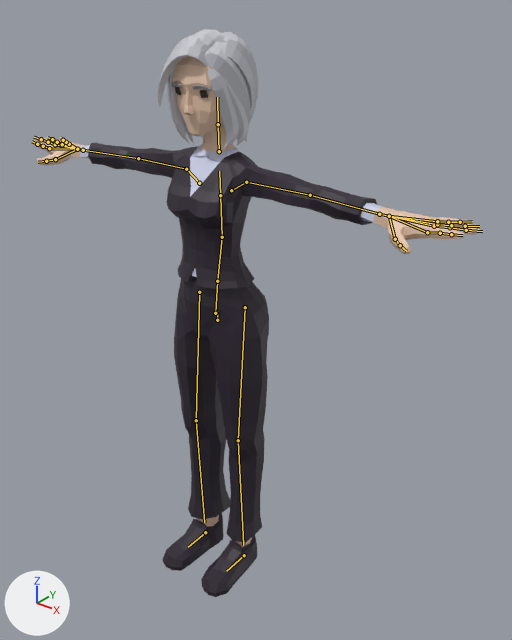
A saved change to the glTF model js/models/avatars/club-crowd-f6.glb.
One viewpoint serves both versions: a 50 mm camera at (1.385, -1.602, 1.973) aimed at (0.114, -0.014, 0.988). Every picture has the same lights, and +X, +Y and +Z are marked at lower left. The first picture is the older version. The bones that change, and the others that lie on the model, are drawn over the model as lines.

In view in the first picture: 'Suit_Body'.
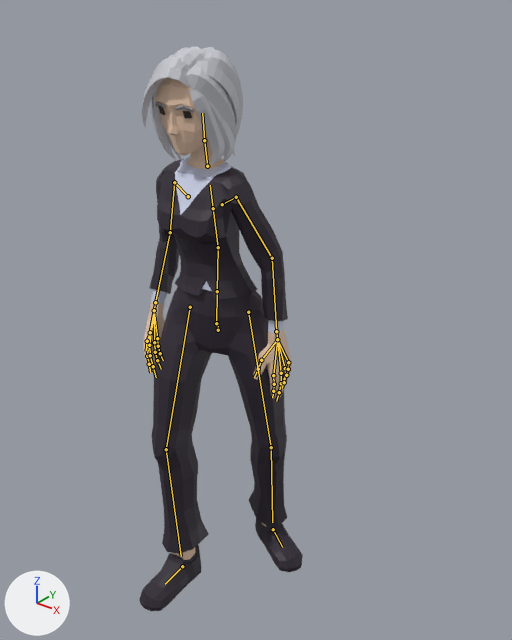
The newer file adds an action. The first version stands in its rest pose; the second is drawn at frame 0 of the action 'Idle'.

Changed parts and their boxes [x1, y1, x2, y2] in the pictures (512 x 640 px):
'Suit_Body', posed (63% narrower): before [32, 29, 480, 597]; after [139, 46, 303, 611]
bone 'Body', root to tip: before (217, 320) to (217, 311); after (218, 330) to (217, 321)
bone 'Torso', root to tip: before (222, 237) to (220, 195); after (218, 247) to (213, 208)
bone 'Head', root to tip: before (218, 124) to (217, 97); after (204, 140) to (202, 113)
bone 'Shoulder.L', root to tip: before (231, 190) to (246, 182); after (222, 204) to (236, 197)
bone 'UpperArm.L', root to tip: before (246, 182) to (310, 195); after (236, 197) to (272, 258)
bone 'LowerArm.L', root to tip: before (310, 195) to (379, 214); after (272, 258) to (276, 331)
bone 'Wrist.L', root to tip: before (379, 214) to (389, 216); after (276, 331) to (277, 339)
bone 'Index2.L', root to tip: before (427, 232) to (440, 233); after (273, 375) to (274, 384)
bone 'Index3.L', root to tip: before (440, 233) to (451, 234); after (274, 384) to (273, 391)
bone 'Middle2.L', root to tip: before (434, 226) to (450, 227); after (281, 373) to (281, 383)
bone 'Middle3.L', root to tip: before (450, 227) to (466, 230); after (281, 383) to (279, 392)
bone 'Ring2.L', root to tip: before (437, 224) to (451, 225); after (285, 368) to (285, 376)
bone 'Ring3.L', root to tip: before (451, 225) to (465, 226); after (285, 376) to (284, 382)
bone 'Pinky2.L', root to tip: before (437, 221) to (448, 222); after (288, 362) to (288, 369)
bone 'Pinky3.L', root to tip: before (448, 222) to (460, 222); after (288, 369) to (286, 375)
bone 'Thumb1.L', root to tip: before (389, 216) to (395, 239); after (277, 339) to (261, 360)
bone 'Thumb3.L', root to tip: before (400, 245) to (406, 251); after (258, 369) to (254, 377)
bone 'Shoulder.R', root to tip: before (199, 183) to (186, 169); after (188, 196) to (174, 182)
bone 'UpperArm.R', root to tip: before (186, 169) to (138, 158); after (174, 182) to (170, 232)
bone 'LowerArm.R', root to tip: before (138, 158) to (83, 150); after (170, 232) to (155, 302)
bone 'Index2.R', root to tip: before (49, 148) to (43, 146); after (148, 346) to (147, 356)
bone 'Index3.R', root to tip: before (43, 146) to (37, 144); after (147, 356) to (149, 364)
bone 'Middle2.R', root to tip: before (55, 144) to (48, 142); after (149, 345) to (150, 355)
bone 'Middle3.R', root to tip: before (48, 142) to (41, 139); after (150, 355) to (153, 366)
bone 'Ring2.R', root to tip: before (62, 144) to (57, 142); after (154, 342) to (155, 352)
bone 'Ring3.R', root to tip: before (57, 142) to (52, 139); after (155, 352) to (157, 360)
bone 'Pinky2.R', root to tip: before (69, 144) to (66, 142); after (157, 338) to (158, 346)
bone 'Pinky3.R', root to tip: before (66, 142) to (63, 140); after (158, 346) to (160, 353)
bone 'Thumb1.R', root to tip: before (77, 149) to (55, 159); after (154, 310) to (150, 332)
bone 'Thumb3.R', root to tip: before (46, 161) to (38, 162); after (147, 341) to (146, 350)
bone 'UpperLeg.L', root to tip: before (245, 307) to (238, 440); after (248, 312) to (271, 447)
bone 'LowerLeg.L', root to tip: before (238, 440) to (243, 545); after (271, 447) to (272, 522)
bone 'UpperLeg.R', root to tip: before (199, 292) to (196, 420); after (190, 307) to (166, 449)
bone 'LowerLeg.R', root to tip: before (196, 420) to (204, 522); after (166, 449) to (181, 556)
bone 'Foot.L', root to tip: before (244, 555) to (226, 571); after (273, 529) to (282, 547)
bone 'Foot.R', root to tip: before (205, 532) to (188, 547); after (182, 566) to (165, 584)

What the commit changed:
Bone 'Body' (bone_body) moves from (0.0, 0.0, 0.0) to (0.0, -0.036, 0.0).
Bone 'Body' (bone_body) turns from (0, 0, 0) to (0, 27, 0) degrees about its own x, y and z.
Bone 'Torso' (bone_torso) turns from (0, 0, 0) to (7, -28, 0) degrees about its own x, y and z.
Bone 'Head' (bone_head) turns from (0, 0, 0) to (-3, 0, 0) degrees about its own x, y and z.
Bone 'Shoulder.L' (bone_shoulder_l) moves from (0.0, 0.0, 0.0) to (0.007, 0.006, 0.006).
Bone 'UpperArm.L' (bone_upperarm_l) turns from (0, 0, 0) to (-69, 14, 0) degrees about its own x, y and z.
Bone 'LowerArm.L' (bone_lowerarm_l) turns from (0, 0, 0) to (-13, -5, -12) degrees about its own x, y and z.
Bone 'Wrist.L' (bone_wrist_l) turns from (0, 0, 0) to (0, 0, -3) degrees about its own x, y and z.
Bone 'Index2.L' (bone_index2_l) turns from (0, 0, 0) to (-14, 2, 0) degrees about its own x, y and z.
Bone 'Index3.L' (bone_index3_l) turns from (0, 0, 0) to (-7, 2, 1) degrees about its own x, y and z.
Bone 'Middle2.L' (bone_middle2_l) turns from (0, 0, 0) to (-11, 1, -2) degrees about its own x, y and z.
Bone 'Middle3.L' (bone_middle3_l) turns from (0, 0, 0) to (-12, 1, -2) degrees about its own x, y and z.
Bone 'Ring2.L' (bone_ring2_l) turns from (0, 0, 0) to (-13, 5, -4) degrees about its own x, y and z.
Bone 'Ring3.L' (bone_ring3_l) turns from (0, 0, 0) to (-15, 5, -4) degrees about its own x, y and z.
Bone 'Pinky2.L' (bone_pinky2_l) turns from (0, 0, 0) to (-16, -3, -14) degrees about its own x, y and z.
Bone 'Pinky3.L' (bone_pinky3_l) turns from (0, 0, 0) to (-11, -5, -4) degrees about its own x, y and z.
Bone 'Thumb1.L' (bone_thumb1_l) turns from (0, 0, 0) to (7, 4, 9) degrees about its own x, y and z.
Bone 'Thumb3.L' (bone_thumb3_l) turns from (0, 0, 0) to (-13, -3, 7) degrees about its own x, y and z.
Bone 'Shoulder.R' (bone_shoulder_r) moves from (0.0, 0.0, 0.0) to (-0.007, 0.006, 0.006).
Bone 'UpperArm.R' (bone_upperarm_r) turns from (0, 0, 0) to (-65, -2, -12) degrees about its own x, y and z.
Bone 'LowerArm.R' (bone_lowerarm_r) turns from (0, 0, 0) to (-31, -13, 35) degrees about its own x, y and z.
Bone 'Index2.R' (bone_index2_r) turns from (0, 0, 0) to (-15, -2, 0) degrees about its own x, y and z.
Bone 'Index3.R' (bone_index3_r) turns from (0, 0, 0) to (-8, -2, -1) degrees about its own x, y and z.
Bone 'Middle2.R' (bone_middle2_r) turns from (0, 0, 0) to (-13, -2, -7) degrees about its own x, y and z.
Bone 'Middle3.R' (bone_middle3_r) turns from (0, 0, 0) to (-12, -1, 2) degrees about its own x, y and z.
Bone 'Ring2.R' (bone_ring2_r) turns from (0, 0, 0) to (-13, -5, 4) degrees about its own x, y and z.
Bone 'Ring3.R' (bone_ring3_r) turns from (0, 0, 0) to (-15, -5, 4) degrees about its own x, y and z.
Bone 'Pinky2.R' (bone_pinky2_r) turns from (0, 0, 0) to (-16, 3, 14) degrees about its own x, y and z.
Bone 'Pinky3.R' (bone_pinky3_r) turns from (0, 0, 0) to (-11, 5, 4) degrees about its own x, y and z.
Bone 'Thumb1.R' (bone_thumb1_r) turns from (0, 0, 0) to (10, -6, 1) degrees about its own x, y and z.
Bone 'Thumb3.R' (bone_thumb3_r) turns from (0, 0, 0) to (-13, 3, -7) degrees about its own x, y and z.
Bone 'UpperLeg.L' (bone_upperleg_l) turns from (0, 0, 0) to (-3, -26, -9) degrees about its own x, y and z.
Bone 'LowerLeg.L' (bone_lowerleg_l) turns from (0, 0, 0) to (21, 0, 0) degrees about its own x, y and z.
Bone 'UpperLeg.R' (bone_upperleg_r) turns from (0, 0, 0) to (-18, 20, 0) degrees about its own x, y and z.
Bone 'LowerLeg.R' (bone_lowerleg_r) turns from (0, 0, 0) to (18, 0, 0) degrees about its own x, y and z.
Bone 'Foot.L' (bone_foot_l) moves from (0.0, 0.0, 0.0) to (0.0, -0.177, -0.001).
Bone 'Foot.L' (bone_foot_l) turns from (0, 0, 0) to (0, 0, -59) degrees about its own x, y and z.
Bone 'Foot.R' (bone_foot_r) moves from (0.0, 0.0, 0.0) to (0.052, 0.184, 0.001).
Bone 'Foot.R' (bone_foot_r) turns from (0, 0, 0) to (0, 0, -7) degrees about its own x, y and z.
